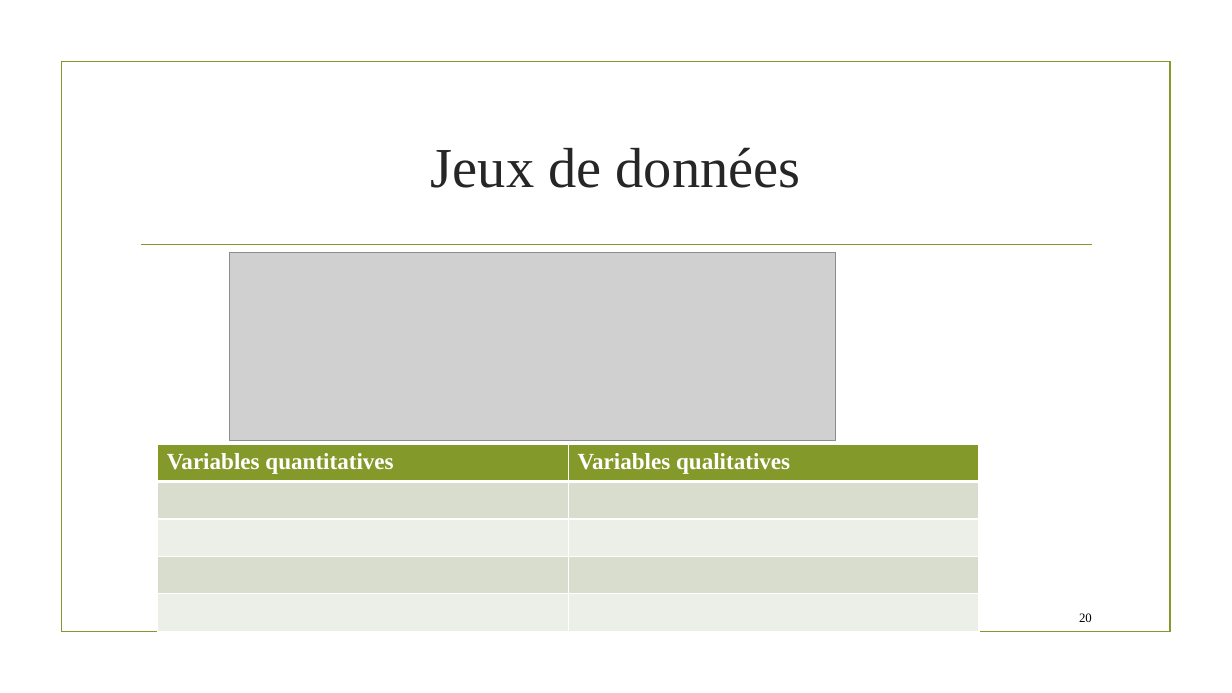
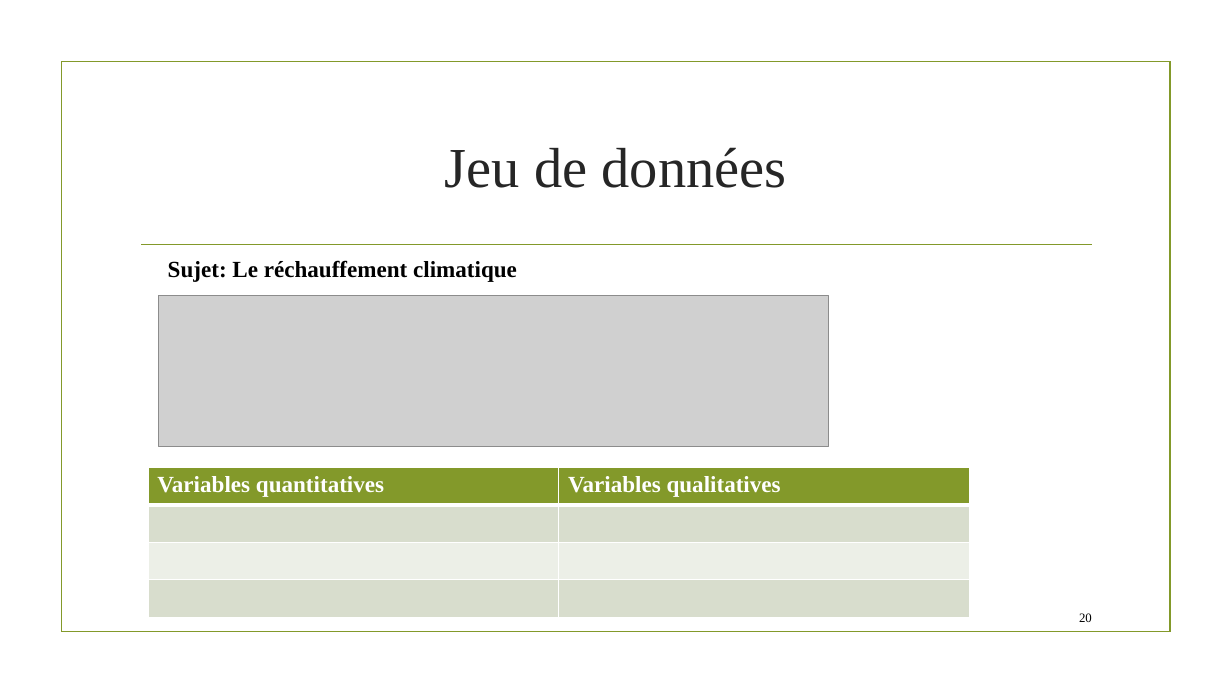
Before and after one commit to ML-for-B-E/Statistique-graphique, a slide deck: slide 20 of Statistique graphique.pptx. Drawn at 1232x693 pixels with LibreOffice and Linux fonts; fonts in the diff are those of the drawing; grey boxes stand for pictures; background and template pictures are left out. Boxes give left, top, right and bottom in pixels: in the first picture for what was removed or moved away, otherwise in the second. Text is boxed around its words. In the diff, an @@ line names an element or a change of style, - is before the commit and + after.

```diff
--- a/Statistique graphique.pptx
+++ b/Statistique graphique.pptx
@@ title at (445,147,787,188): text changed @@
-Jeux de données
+Jeu de données
@@ text added at (168,260,517,282), 18 pt, text #000000, bold @@
+Sujet: Le réchauffement climatique
@@ picture: place and size @@
-picture at (229,252,836,441)
+picture at (159,296,829,447)
@@ table at (148,468,969,617) @@
-row 5:  | 
@@ table: place and size @@
-table at (158,445,979,632)
+table at (148,468,969,617)
```
Also in this commit, not shown: 11 other slides changed, 2 slides added, 1 slide removed.
